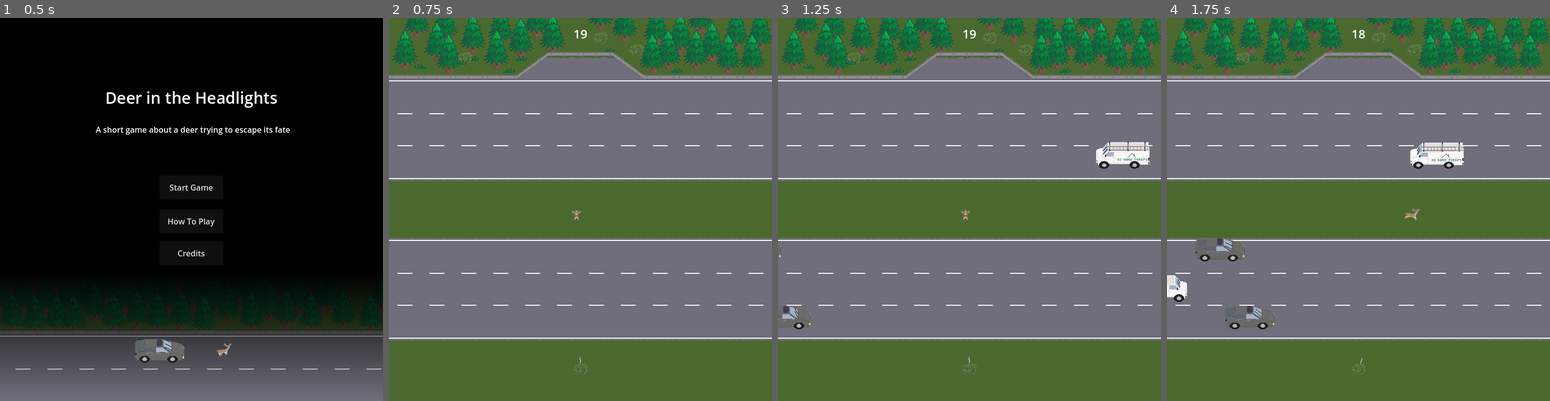
Above: before the commit, frames 1-4 (left to right).
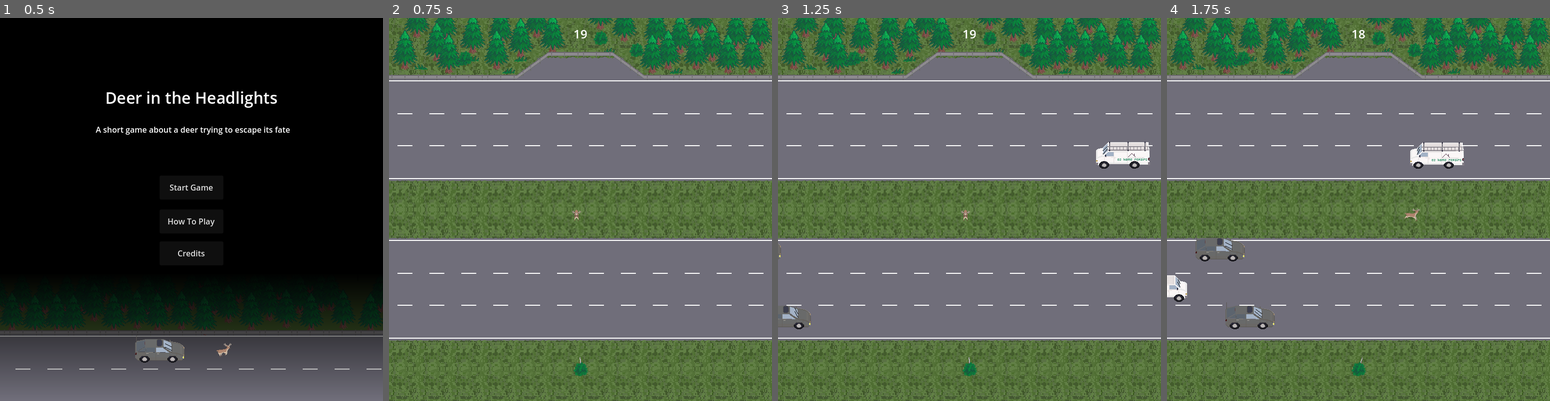
Above: after the commit, the same moments.

Repository: Pedro-T/deer-in-the-headlights
Game: Godot game, scene res://Main.tscn
Two runs of this game, one before a commit and one after it. Both use one fixed random seed, a clock stepped at 60 frames per second and the inputs below.
Inputs:
- Up to frame 1 (0.5 s): no input
- Up to frame 2 (0.75 s): click "Start Game" at 0.5 s
- Up to frame 3 (1.25 s): no input
- Up to frame 4 (1.75 s): hold D (move_right) from 1.28 s (still down)

Frame 1 is identical in both runs. In frame 2, 0.4% of the frame differs, in the area x 17-67%, y 3-94%; in frame 3, 0.4%; in frame 4, 0.4%.

Commit message:
improve grass and bush art

Diff:
--- a/deer-in-the-headlights/stage/tiles/stage_tiles.tres
+++ b/deer-in-the-headlights/stage/tiles/stage_tiles.tres
@@ -14,6 +14,7 @@
 4:0/0 = 0
 0:2/0 = 0
 2:1/0 = 0
+1:2/0 = 0
 
 [resource]
 tile_size = Vector2i(64, 64)
Binary file changed: deer-in-the-headlights/hunter/sprites/bush.png
Binary file changed: deer-in-the-headlights/stage/tiles/stage_tiles.png
